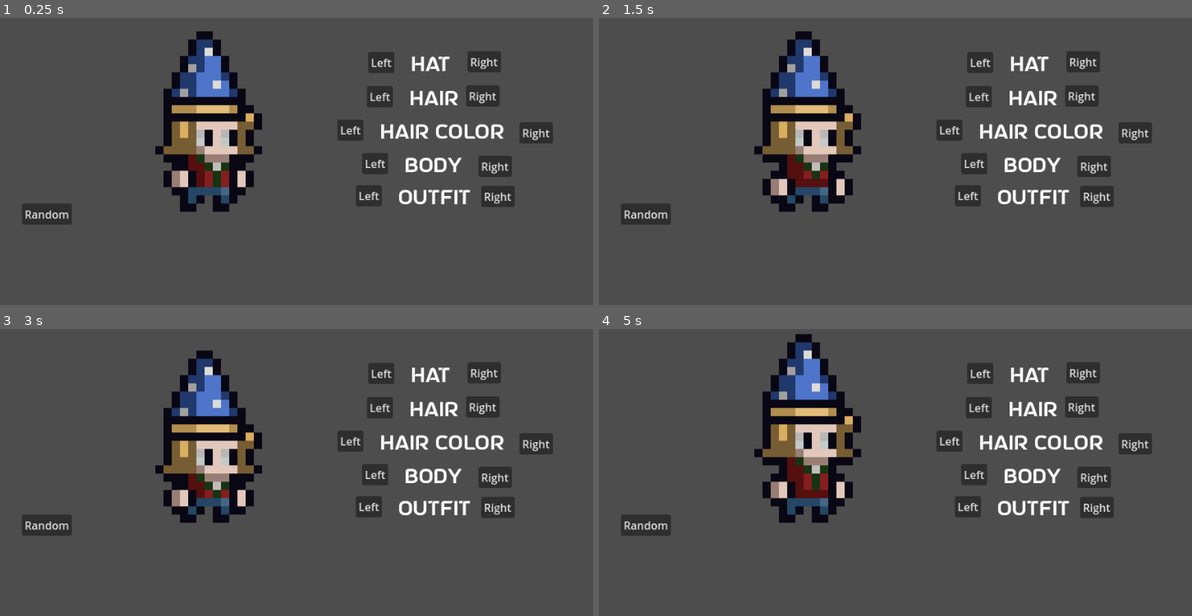
Above: before the commit, frames 1-4 (two rows, left to right).
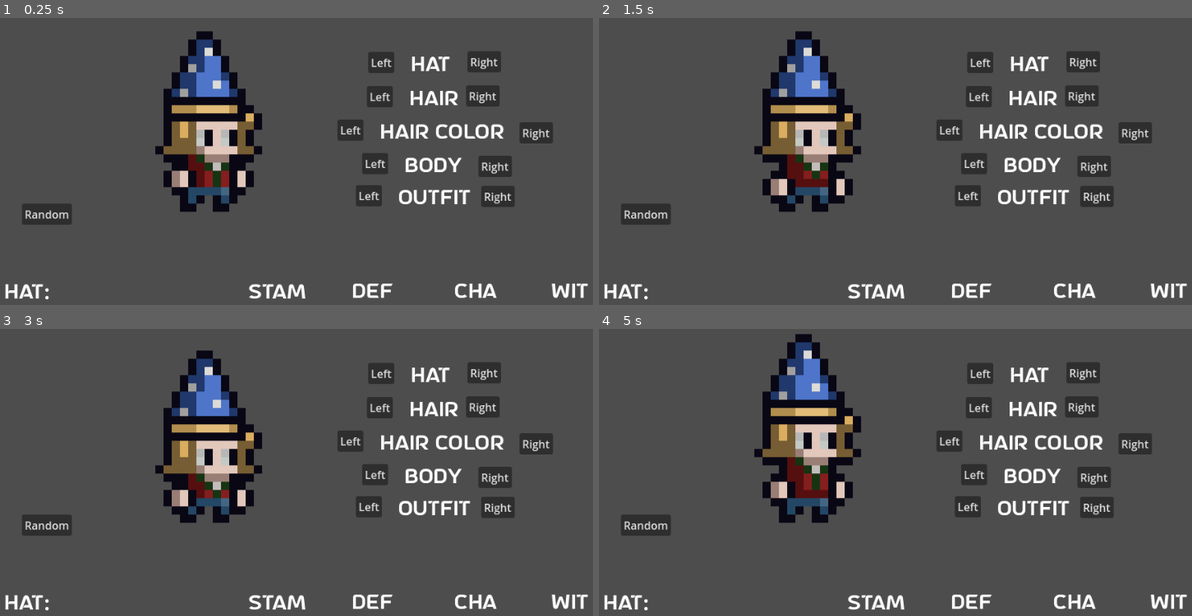
Above: after the commit, the same moments.

Repository: Sleeping-Robot-Games/Hat-Trick
Game: Godot game, scene res://scenes/character_creator.tscn
Two runs of this game, one before a commit and one after it. Both use one fixed random seed, a clock stepped at 60 frames per second and the inputs below. This scene is started directly instead of the project's main scene.
Inputs:
- Up to frame 1 (0.25 s): no input
- Up to frame 2 (1.5 s): hold Right (ui_right) 0.53-1.28 s; hold Left (ui_left) from 1.28 s (still down)
- Up to frame 3 (3 s): release Left (ui_left) at 2.03 s; hold Right (ui_right) from 2.03 s (still down)
- Up to frame 4 (5 s): release Right (ui_right) at 3.53 s; hold Left (ui_left) from 3.53 s (still down)

The runs differ from the first frame. In frame 1, 1.1% of the frame differs, in the area x 0-100%, y 92-98%; in frame 2, 1.1%; in frame 3, 1.1%; in frame 4, 1.1%.

Commit message:
bedtime...

Diff:
--- a/scenes/character_creator.tscn
+++ b/scenes/character_creator.tscn
@@ -158,4 +158,54 @@
 "player": ExtResource("4_07d35")
 }
 
+[node name="Stam" type="Label" parent="."]
+layout_mode = 0
+offset_left = 381.0
+offset_top = 408.0
+offset_right = 465.0
+offset_bottom = 440.0
+theme_override_fonts/font = ExtResource("5_23a7o")
+theme_override_font_sizes/font_size = 28
+text = "STAM"
+
+[node name="Def" type="Label" parent="."]
+layout_mode = 0
+offset_left = 532.0
+offset_top = 407.0
+offset_right = 616.0
+offset_bottom = 439.0
+theme_override_fonts/font = ExtResource("5_23a7o")
+theme_override_font_sizes/font_size = 28
+text = "DEF"
+
+[node name="Cha" type="Label" parent="."]
+layout_mode = 0
+offset_left = 682.0
+offset_top = 407.0
+offset_right = 766.0
+offset_bottom = 439.0
+theme_override_fonts/font = ExtResource("5_23a7o")
+theme_override_font_sizes/font_size = 28
+text = "CHA"
+
+[node name="Wit" type="Label" parent="."]
+layout_mode = 0
+offset_left = 823.0
+offset_top = 407.0
+offset_right = 907.0
+offset_bottom = 439.0
+theme_override_fonts/font = ExtResource("5_23a7o")
+theme_override_font_sizes/font_size = 28
+text = "WIT"
+
+[node name="Hat2" type="Label" parent="."]
+layout_mode = 0
+offset_left = 24.0
+offset_top = 408.0
+offset_right = 108.0
+offset_bottom = 440.0
+theme_override_fonts/font = ExtResource("5_23a7o")
+theme_override_font_sizes/font_size = 28
+text = "Hat:"
+
 [connection signal="button_up" from="Random" to="." method="_on_random_button_up"]
--- a/scripts/global.gd
+++ b/scripts/global.gd
@@ -2,6 +2,7 @@
 
 var rng = RandomNumberGenerator.new()
 
+## indexs all hats and their height in pixels
 const hat_index = {
 	"wizard": 11,
 	"witch": 12,
